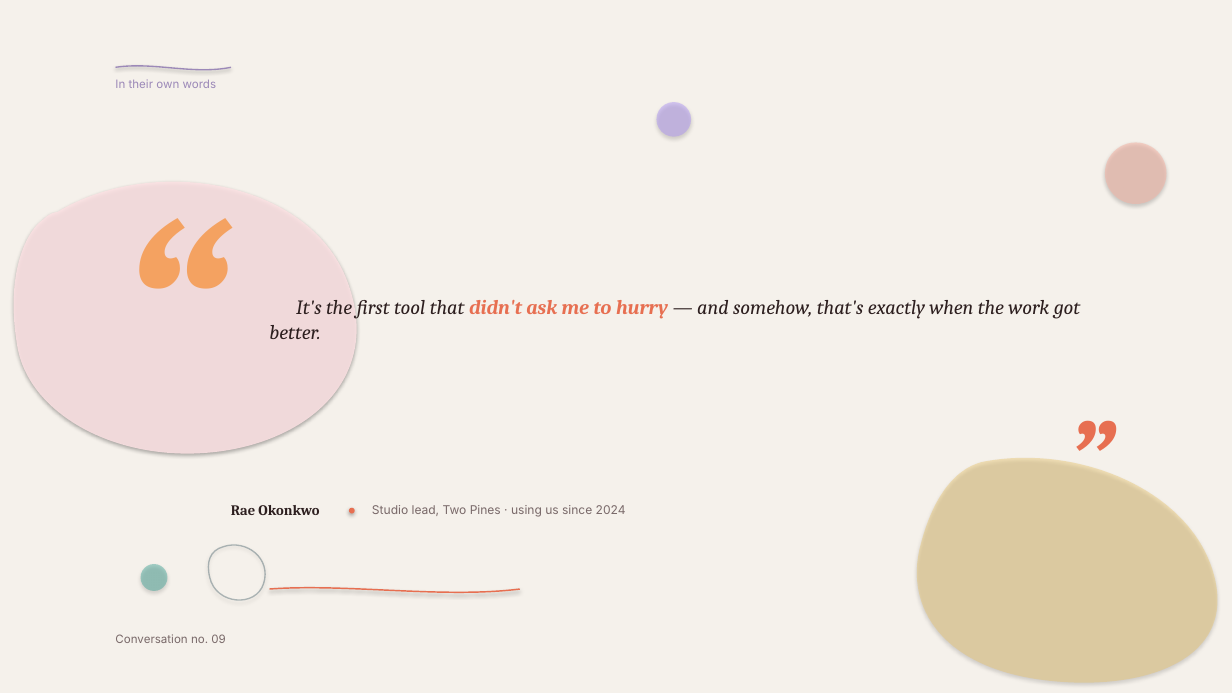
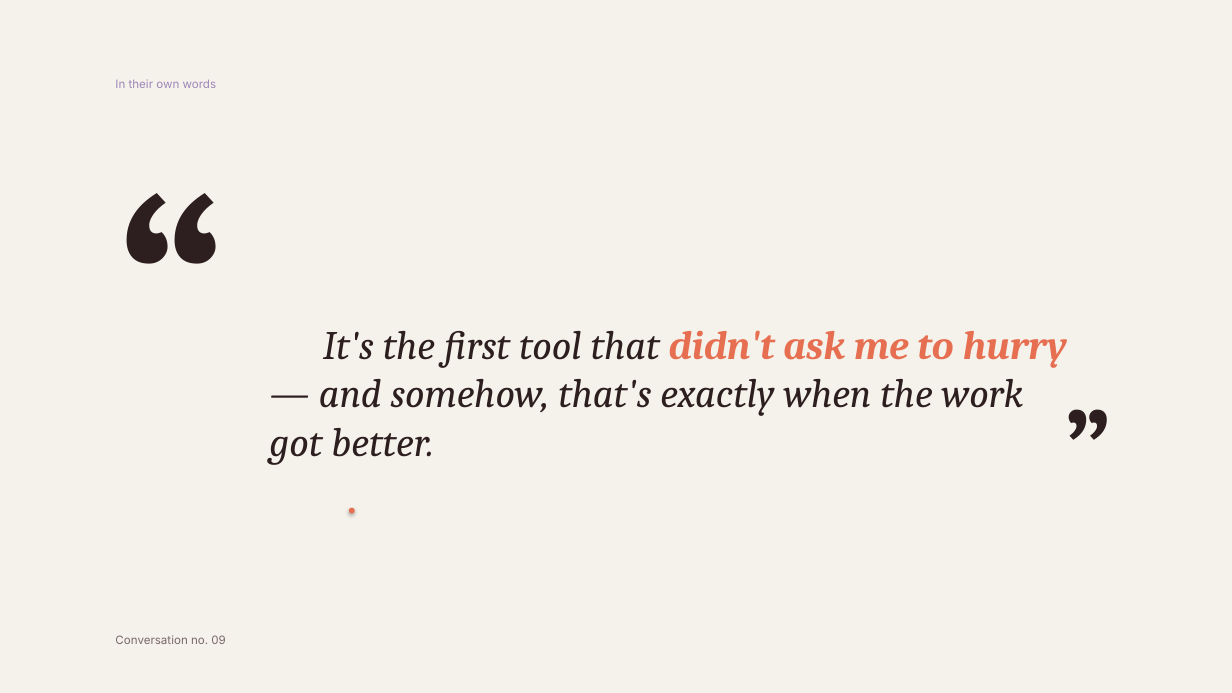
Before and after one commit to vamsiramakrishnan/pixelpitch, a slide deck: slide 33 of _bench/corpus/divergent-deck.pptx. Drawn at 1232x693 pixels with LibreOffice and Linux fonts; fonts in the diff are those of the drawing. Boxes give left, top, right and bottom in pixels: in the first picture for what was removed or moved away, otherwise in the second. Text is boxed around its words. In the diff, an @@ line names an element or a change of style, - is before the commit and + after.

```diff
--- a/_bench/corpus/divergent-deck.pptx
+++ b/_bench/corpus/divergent-deck.pptx
@@ freeform shape removed at bbox=[116, 62, 231, 76] @@
@@ text "“": place and size @@
-text "“" at bbox=[116, 139, 263, 476]
+text "“" at bbox=[116, 114, 250, 413]
@@ text "“" at bbox=[116, 114, 250, 413]: size 210.1 to 210 pt, text colour #F4A261 to #2D1F1F, italic off @@
@@ ellipse removed at bbox=[656, 102, 691, 137] @@
@@ ellipse removed at bbox=[1105, 142, 1167, 204] @@
@@ freeform shape removed at bbox=[6, 154, 384, 462] @@
@@ text "It's the first tool that ..." at bbox=[269, 330, 1067, 465]: size 15.8 to 31.5 pt @@
@@ text "”": place and size @@
-text "”" at bbox=[1067, 387, 1130, 531]
+text "”" at bbox=[1067, 376, 1124, 505]
@@ text "”" at bbox=[1067, 376, 1124, 505]: text colour #E76F51 to #2D1F1F, italic off @@
@@ freeform shape removed at bbox=[905, 443, 1232, 693] @@
@@ text removed at bbox=[231, 505, 319, 515] @@
-Rae Okonkwo
@@ text removed at bbox=[372, 505, 626, 517] @@
-Studio lead, Two Pines · using us since 2024
@@ freeform shape removed at bbox=[206, 539, 272, 608] @@
@@ ellipse removed at bbox=[140, 564, 167, 591] @@
@@ freeform shape removed at bbox=[270, 583, 520, 599] @@
```
Also in this commit, not shown: 47 other slides changed, 1 slide added, 50 other files.
